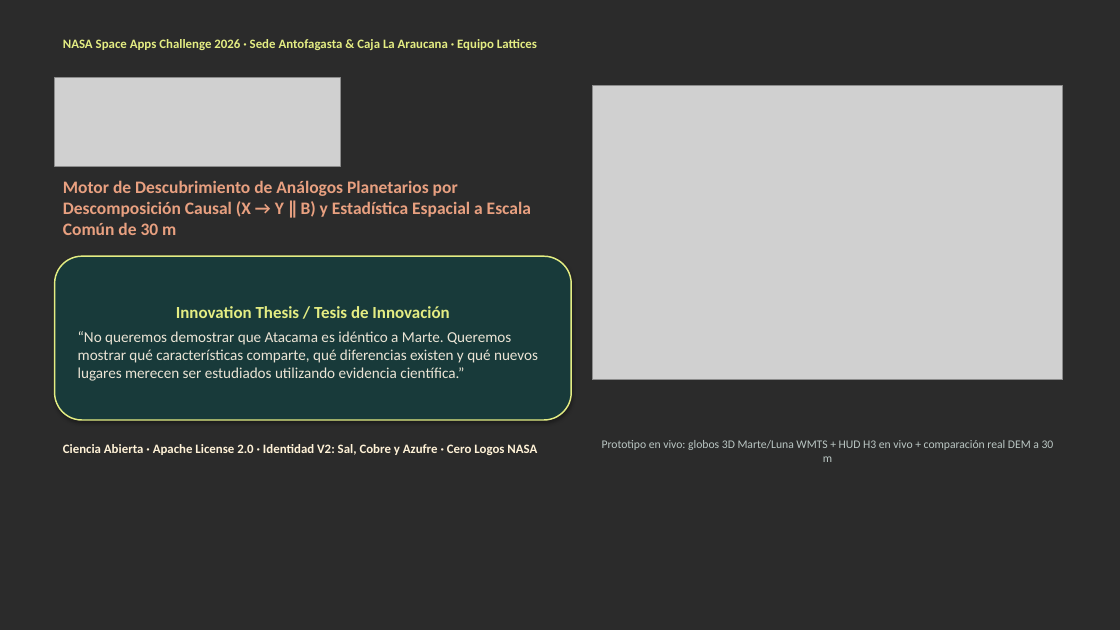
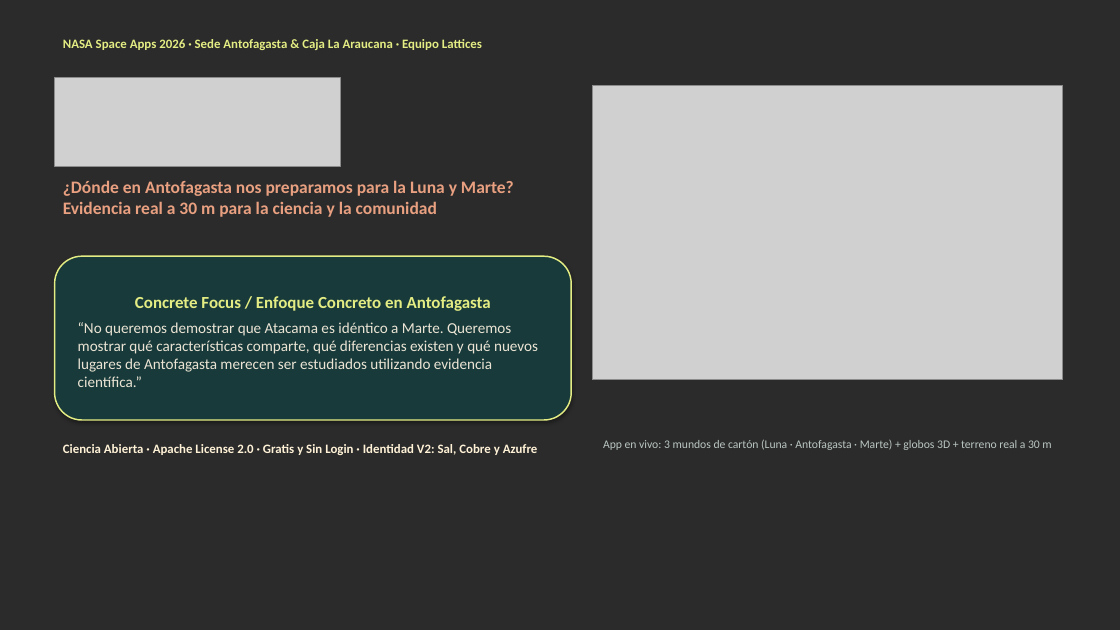
Before and after one commit to AnGeMoNs/Ckepi, a slide deck: slide 1 of docs/nehe/ckepi-pitch-es.pptx. Drawn at 1120x630 pixels with LibreOffice and Linux fonts; fonts in the diff are those of the drawing; grey boxes stand for pictures; background and template pictures are left out; a plain dark background stands for a picture behind light text. Boxes give left, top, right and bottom in pixels: in the first picture for what was removed or moved away, otherwise in the second. Text is boxed around its words. In the diff, an @@ line names an element or a change of style, - is before the commit and + after.

Commit message:
docs(nehe): enfocar pitch y PPTX/PDF (EN/ES) tras feedback de mentores en las 4 zonas de Antofagasta y modos Explorar/Ciencia

```diff
--- a/docs/nehe/ckepi-pitch-es.pptx
+++ b/docs/nehe/ckepi-pitch-es.pptx
@@ text at [63, 39, 482, 50]: text changed @@
-NASA Space Apps Challenge 2026 · Sede Antofagasta & Caja La Araucana · Equipo Lattices
+NASA Space Apps 2026 · Sede Antofagasta & Caja La Araucana · Equipo Lattices
@@ text at [63, 180, 514, 217]: text changed @@
-Motor de Descubrimiento de Análogos Planetarios por Descomposición Causal (X → Y ∥ B) y Estadística Espacial a Escala Común de 30 m
+¿Dónde en Antofagasta nos preparamos para la Luna y Marte? Evidencia real a 30 m para la ciencia y la comunidad
@@ text in rounded rectangle at [78, 296, 538, 387]: text changed @@
-Innovation Thesis / Tesis de Innovación
-“No queremos demostrar que Atacama es idéntico a Marte. Queremos mostrar qué características comparte, qué diferencias existen y qué nuevos lugares merecen ser estudiados utilizando evidencia científica.”
+Concrete Focus / Enfoque Concreto en Antofagasta
+“No queremos demostrar que Atacama es idéntico a Marte. Queremos mostrar qué características comparte, qué diferencias existen y qué nuevos lugares de Antofagasta merecen ser estudiados utilizando evidencia científica.”
@@ text at [63, 444, 538, 455]: text changed @@
-Ciencia Abierta · Apache License 2.0 · Identidad V2: Sal, Cobre y Azufre · Cero Logos NASA
+Ciencia Abierta · Apache License 2.0 · Gratis y Sin Login · Identidad V2: Sal, Cobre y Azufre
@@ text at [603, 439, 1051, 450]: text changed @@
-Prototipo en vivo: globos 3D Marte/Luna WMTS + HUD H3 en vivo + comparación real DEM a 30 m
+App en vivo: 3 mundos de cartón (Luna · Antofagasta · Marte) + globos 3D + terreno real a 30 m
```
Also in this commit, not shown: 6 other slides changed, 9 other files.
